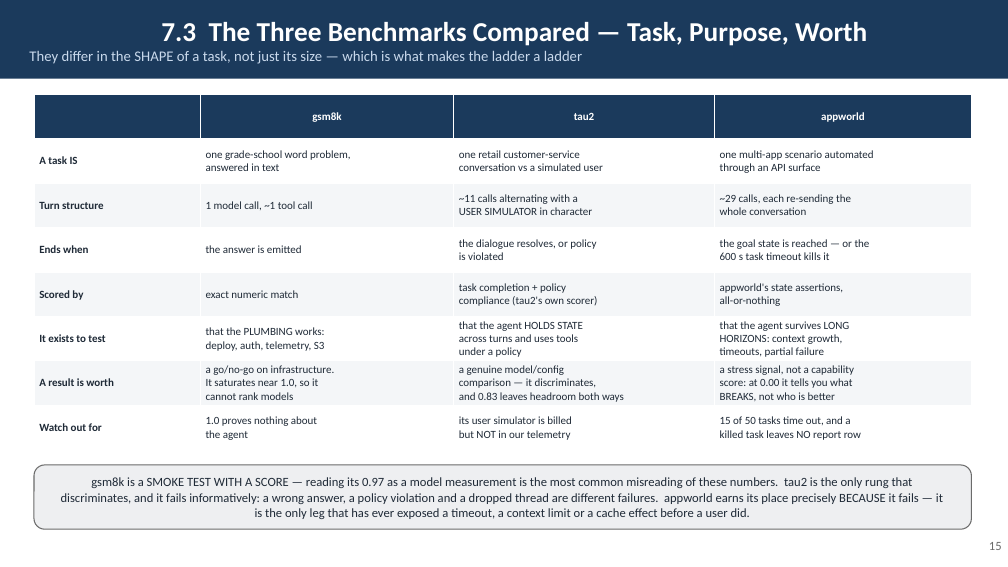
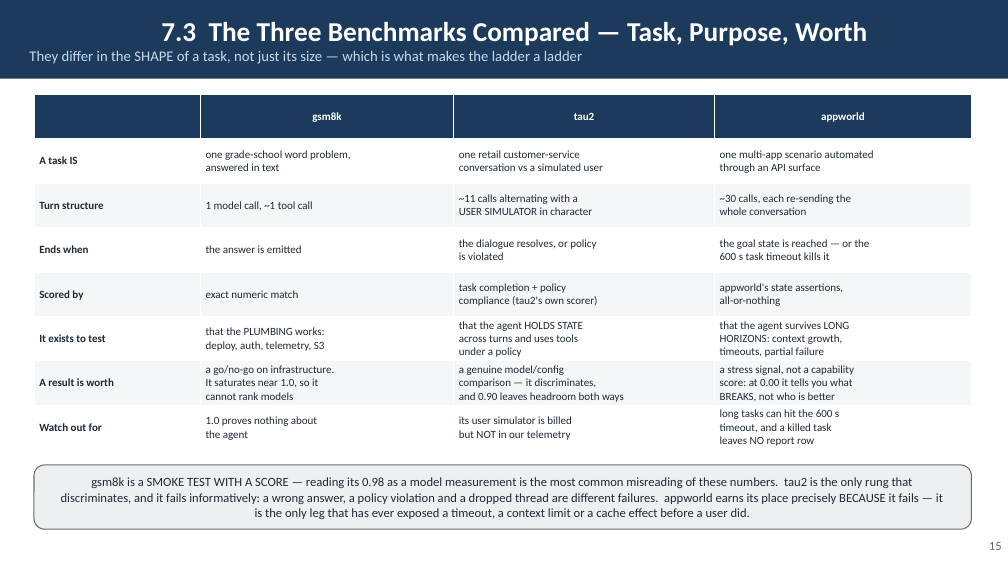
Before and after one commit to rossoctl/autobench, a slide deck: slide 15 of docs/AutoBench.pptx. Drawn at 1008x567 pixels with LibreOffice and Linux fonts; fonts in the diff are those of the drawing. Boxes give left, top, right and bottom in pixels: in the first picture for what was removed or moved away, otherwise in the second. Text is boxed around its words. In the diff, an @@ line names an element or a change of style, - is before the commit and + after.

```diff
--- a/docs/AutoBench.pptx
+++ b/docs/AutoBench.pptx
@@ table at (34, 95, 972, 450) @@
-row 3, column 4: ~29 calls, each re-sending the whole conversation
+row 3, column 4: ~30 calls, each re-sending the whole conversation
-row 7, column 3: a genuine model/config comparison — it discriminates, and 0.83 leaves headroom both ways
+row 7, column 3: a genuine model/config comparison — it discriminates, and 0.90 leaves headroom both ways
-row 8, column 4: 15 of 50 tasks time out, and a killed task leaves NO report row
+row 8, column 4: long tasks can hit the 600 s timeout, and a killed task leaves NO report row
@@ text in rounded rectangle at (61, 477, 943, 519): text changed @@
-gsm8k is a SMOKE TEST WITH A SCORE — reading its 0.97 as a model measurement is the most common misreading of these numbers. tau2 is the only rung that discriminates, and it fails informatively: a wrong answer, a policy violation and a dropped thread are different failures. appworld earns its place precisely BECAUSE it fails — it is the only leg that has ever exposed a timeout, a context limit or a cache effect before a user did.
+gsm8k is a SMOKE TEST WITH A SCORE — reading its 0.98 as a model measurement is the most common misreading of these numbers. tau2 is the only rung that discriminates, and it fails informatively: a wrong answer, a policy violation and a dropped thread are different failures. appworld earns its place precisely BECAUSE it fails — it is the only leg that has ever exposed a timeout, a context limit or a cache effect before a user did.
```
Also in this commit, not shown: 18 other slides changed, 4 other files.
